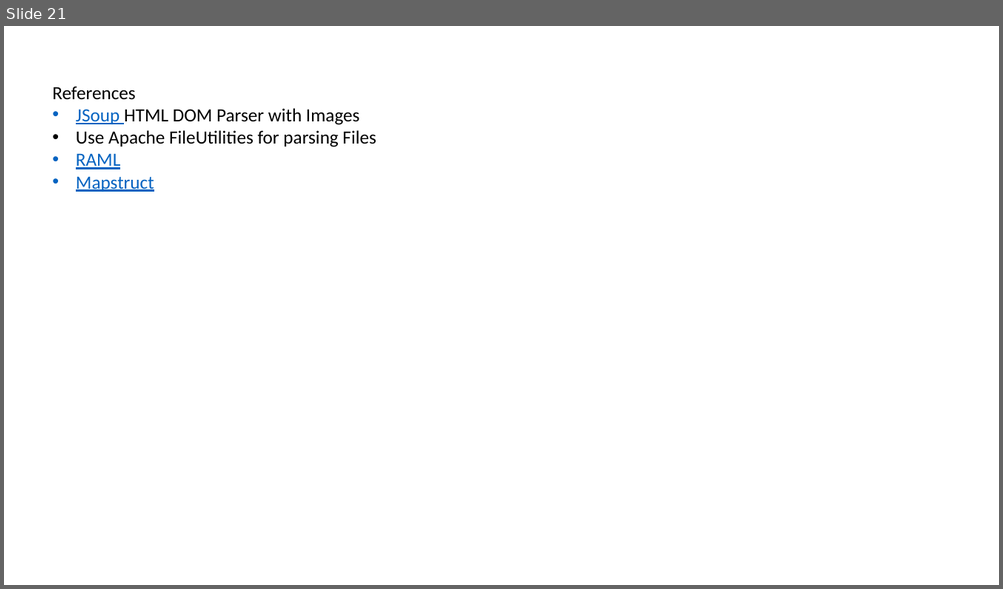
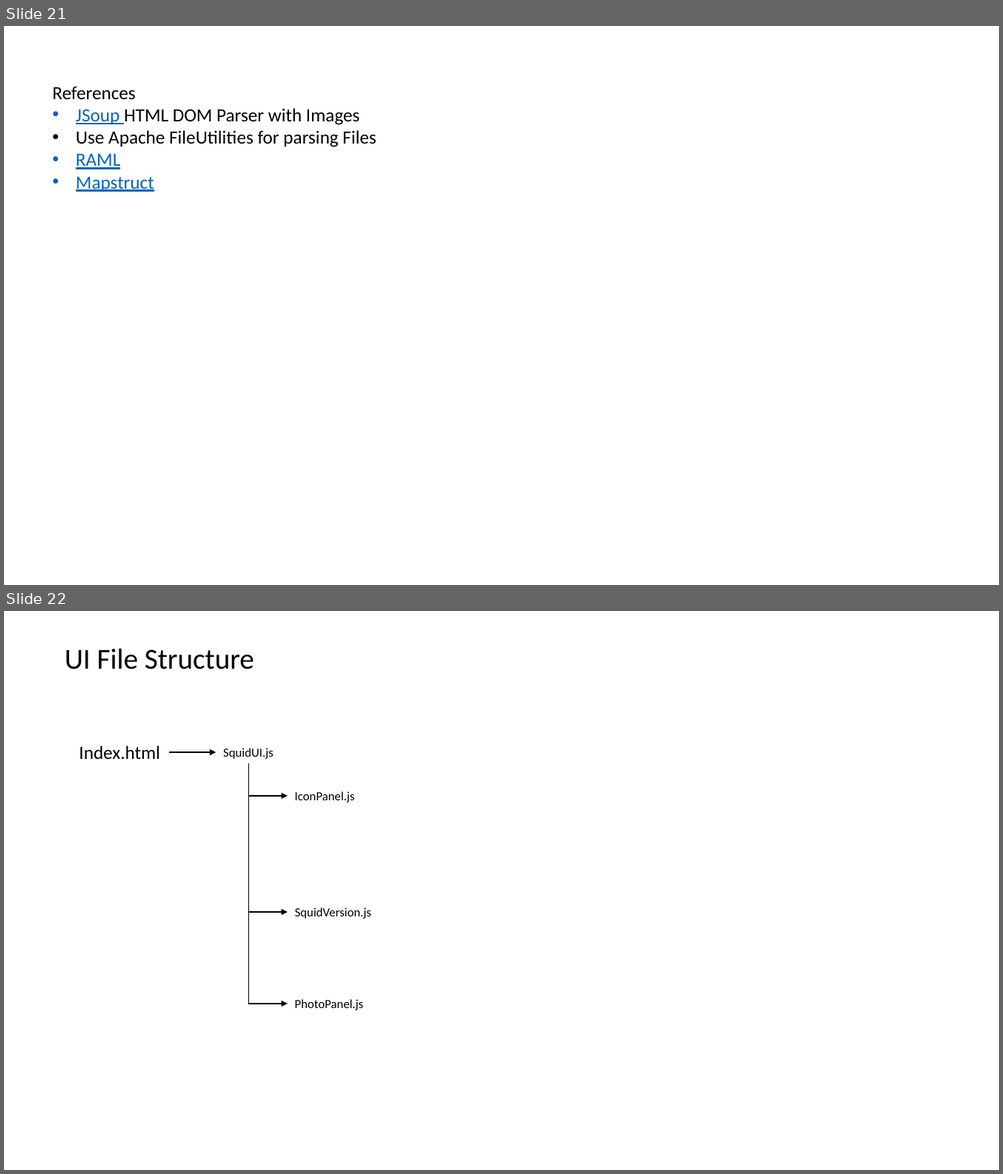
Before and after one commit to datim/squid, a slide deck: docs/design.pptx. Shown one above the other, each under a label of ours: slide 21 before the commit, slides 21 and 22 after it. The pictures are 1003x589 and 1003x1174 pixels, drawn with LibreOffice and Linux fonts; fonts in the diff are those of the drawing. Boxes give left, top, right and bottom in pixels: in the first picture for what was removed or moved away, otherwise in the second. Text is boxed around its words. In the diff, an @@ line names an element or a change of style, - is before the commit and + after.

```diff
--- a/docs/design.pptx
+++ b/docs/design.pptx
@@ slide 22 added at bbox=[4, 611, 999, 1170], background #FFFFFF @@
@@ text added at bbox=[65, 648, 254, 669], 28 pt, text #000000 @@
+UI File Structure
@@ text added at bbox=[79, 746, 159, 759], 18 pt, text #000000 @@
+Index.html
@@ arrow added from (169, 753) to (216, 753), #000000 1 pt @@
@@ text added at bbox=[223, 748, 273, 759], 12 pt, text #000000 @@
+SquidUI.js
@@ elbow arrow added from (249, 764) to (287, 796), #000000 1 pt @@
@@ elbow arrow added from (249, 764) to (287, 912), #000000 1 pt @@
@@ elbow arrow added from (249, 764) to (287, 1004), #000000 1 pt @@
@@ text added at bbox=[295, 792, 355, 803], 12 pt, text #000000 @@
+IconPanel.js
@@ text added at bbox=[295, 908, 371, 919], 12 pt, text #000000 @@
+SquidVersion.js
@@ text added at bbox=[295, 999, 364, 1011], 12 pt, text #000000 @@
+PhotoPanel.js
```
Also in this commit, not shown: 1 other slide added, 7 other files.
